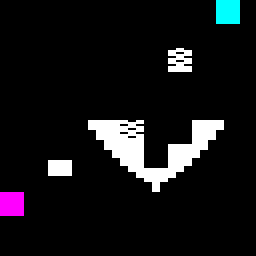
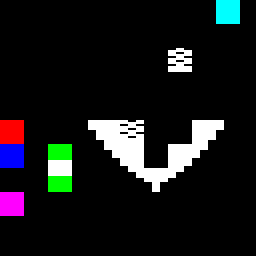
Before/after of a 256 × 256 layered artwork. What changed in the layer stack:
painted on "Background" over [0, 120, 72, 192]
